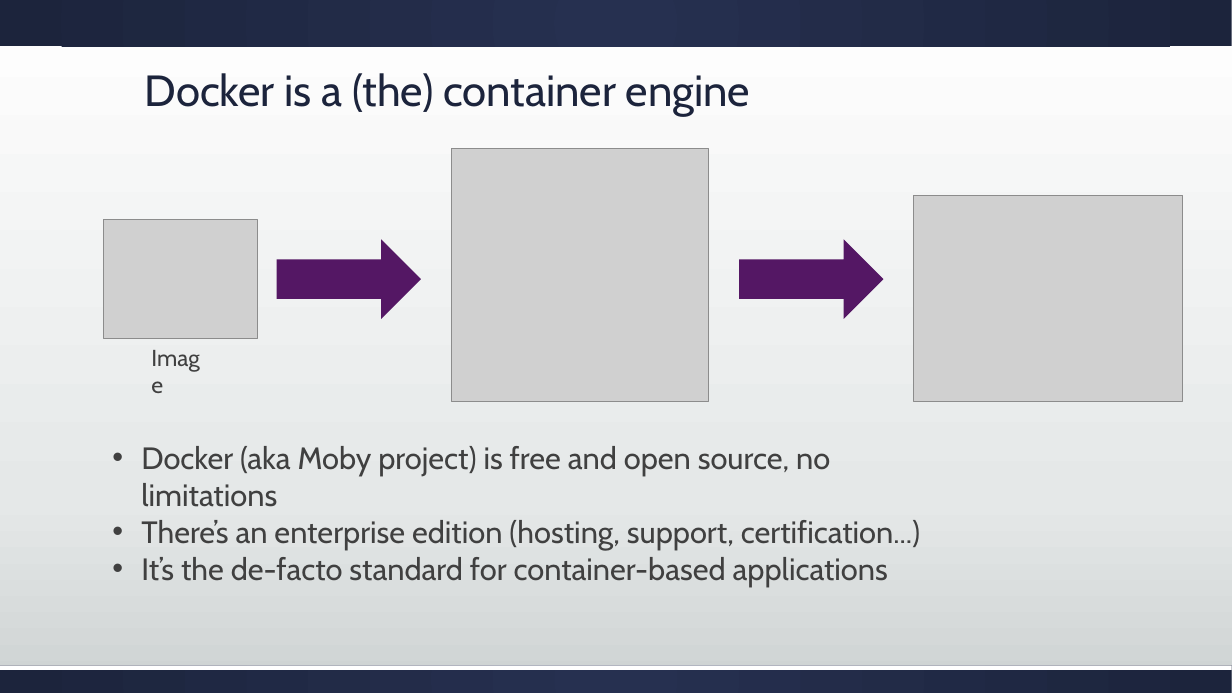
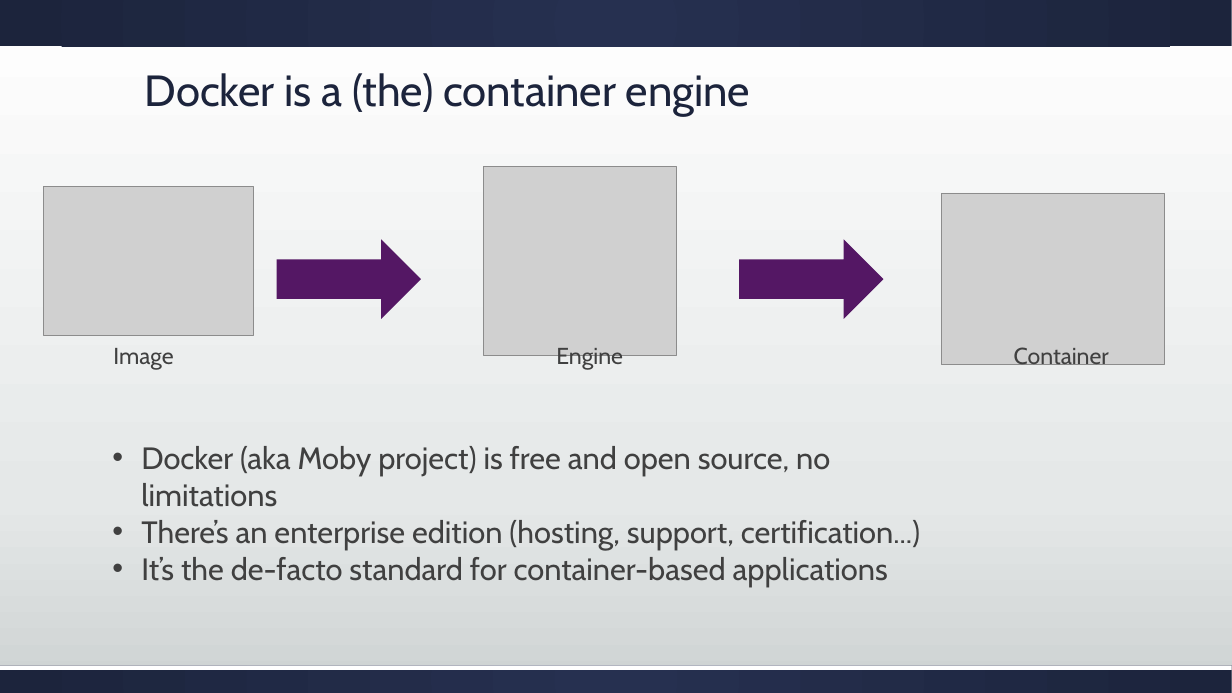
Before and after one commit to cradle77/DockerGettingStarted, a slide deck: slide 6 of slides.pptx. Drawn at 1232x693 pixels with LibreOffice and Linux fonts; fonts in the diff are those of the drawing; grey boxes stand for pictures. Boxes give left, top, right and bottom in pixels: in the first picture for what was removed or moved away, otherwise in the second. Text is boxed around its words. In the diff, an @@ line names an element or a change of style, - is before the commit and + after.

```diff
--- a/slides.pptx
+++ b/slides.pptx
@@ picture: place and size @@
-picture at box(451, 149, 709, 402)
+picture at box(484, 166, 677, 356)
@@ picture: place and size @@
-picture at box(104, 220, 258, 338)
+picture at box(43, 187, 253, 335)
@@ picture: place and size @@
-picture at box(914, 195, 1183, 401)
+picture at box(941, 193, 1165, 365)
@@ text "Image" rewrapped from box(142, 338, 219, 375) to box(113, 348, 173, 370) @@
@@ text added at box(556, 348, 623, 370), 18 pt, text #404040 @@
+Engine
@@ text added at box(1014, 347, 1109, 365), 18 pt, text #404040 @@
+Container
```
Also in this commit, not shown: 8 other slides changed, 3 slides added, 2 slides removed, 31 other files.
